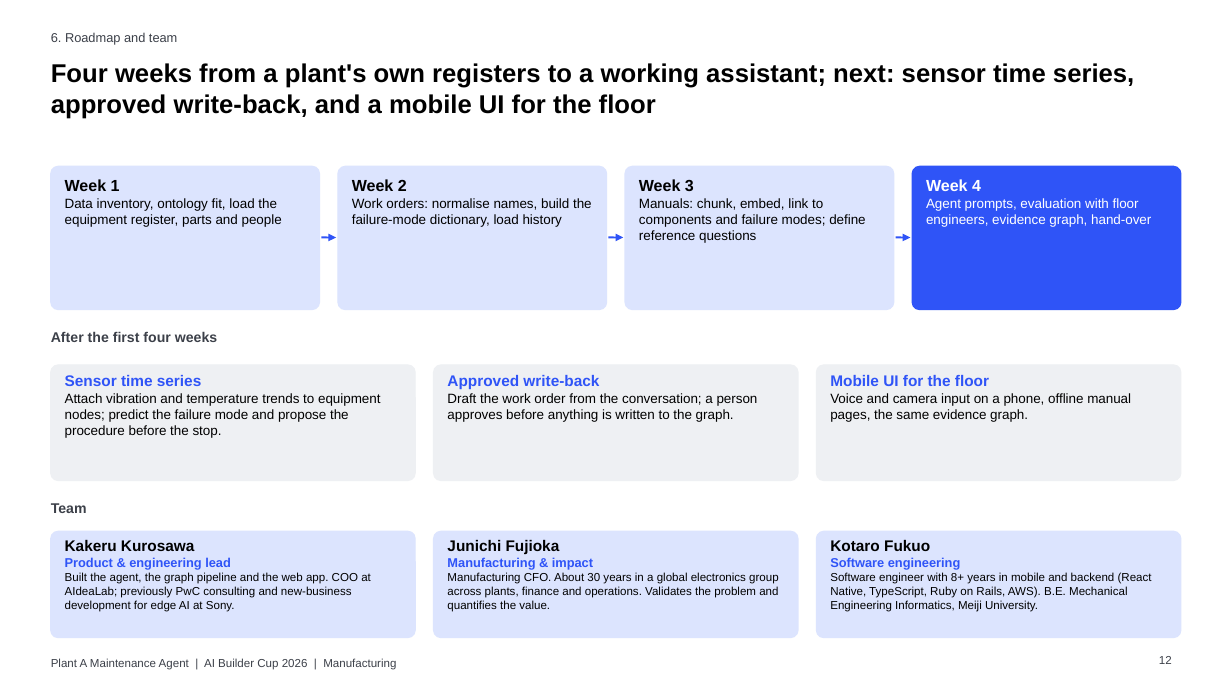
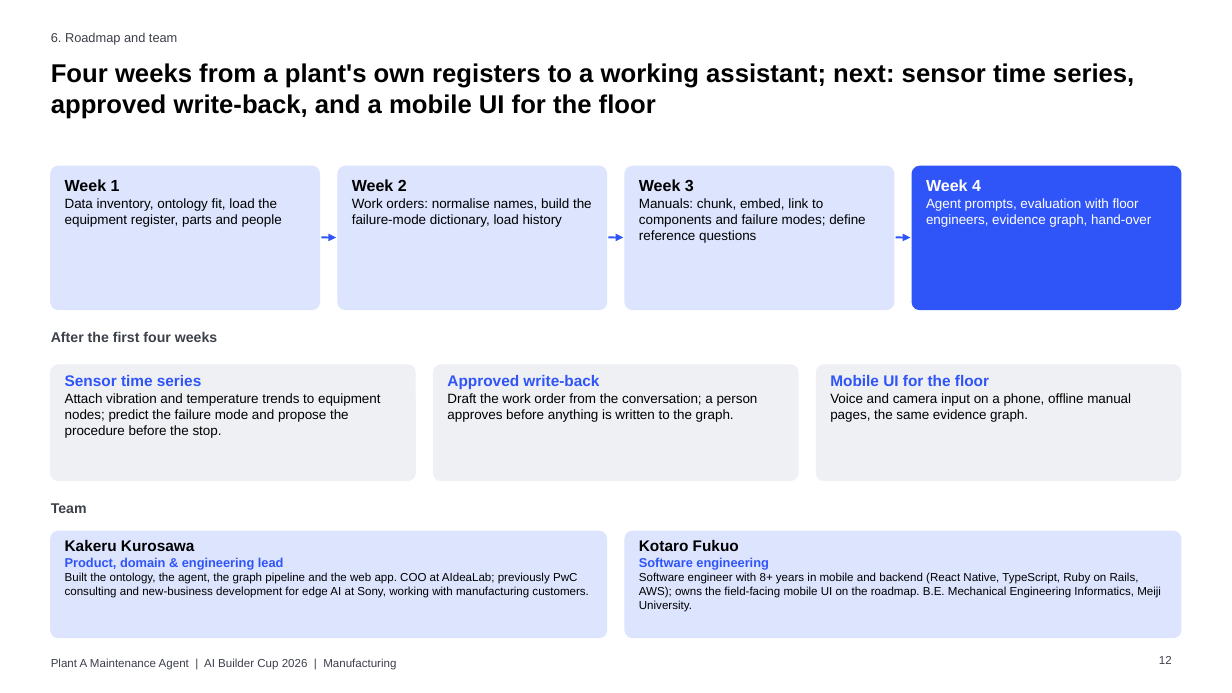
Before and after one commit to kurorooooo/kg-maintenance-agent, a slide deck: slide 12 of docs/pitch_deck.pptx. Drawn at 1232x693 pixels with LibreOffice and Linux fonts; fonts in the diff are those of the drawing. Boxes give left, top, right and bottom in pixels: in the first picture for what was removed or moved away, otherwise in the second. Text is boxed around its words. In the diff, an @@ line names an element or a change of style, - is before the commit and + after.

```diff
--- a/docs/pitch_deck.pptx
+++ b/docs/pitch_deck.pptx
@@ rounded rectangle: place and size @@
-rounded rectangle at (51,531,415,638)
+rounded rectangle at (51,531,606,638)
@@ rounded rectangle: place and size @@
-rounded rectangle at (433,531,798,638)
+rounded rectangle at (625,531,1180,638)
@@ text "Kotaro Fukuo": place and size @@
-text "Kotaro Fukuo" at (830,540,1152,612)
+text "Kotaro Fukuo" at (639,540,1161,612)
@@ rounded rectangle removed at (817,531,1181,638) @@
@@ text at (65,557,588,598): text changed @@
-Product & engineering lead
-Built the agent, the graph pipeline and the web app. COO at AIdeaLab; previously PwC consulting and new-business development for edge AI at Sony.
+Product, domain & engineering lead
+Built the ontology, the agent, the graph pipeline and the web app. COO at AIdeaLab; previously PwC consulting and new-business development for edge AI at Sony, working with manufacturing customers.
@@ text removed at (447,540,779,612) @@
-Junichi Fujioka
-Manufacturing & impact
-Manufacturing CFO. About 30 years in a global electronics group across plants, finance and operations. Validates the problem and quantifies the value.
@@ text at (639,572,1161,612): text changed @@
-Software engineer with 8+ years in mobile and backend (React Native, TypeScript, Ruby on Rails, AWS). B.E. Mechanical Engineering Informatics, Meiji University.
+Software engineer with 8+ years in mobile and backend (React Native, TypeScript, Ruby on Rails, AWS); owns the field-facing mobile UI on the roadmap. B.E. Mechanical Engineering Informatics, Meiji University.
```
Also in this commit, not shown: 3 other slides changed, 13 other files.
